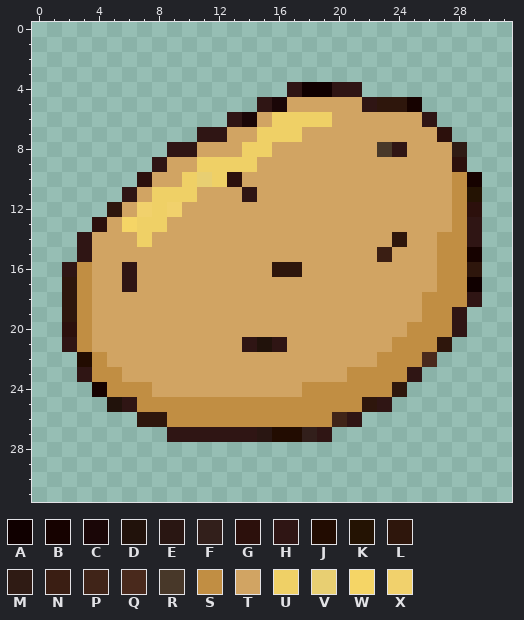
Two states of a pixel-art sprite, Multy_Isaac/Assets/Resources/Sources/Images/Items/potato.png. That is the earlier state.
The file is 32x32 pixels. Colours within 5 levels of each other are drawn and written as one.
Palette (. is transparent): A #100000  B #160200  C #1a0607  D #21120b  E #291612  F #321f1b  G #2c100c  H #2f1514  J #220c01  K #241303  L #2e160c  M #2f1b14  N #3a1e13  P #402418  Q #49291c  R #483829  S #c18e43  T #d1a463  U #efd066  V #e8cf72  W #f5d566  X #f1d16c
Pixels before, first column x 2:
 4 ...............HAAHH........
 5 .............HCTTTTTHLLB....
 6 ...........HCTUUUUTTTTTTH...
 7 .........HHTTUUUTTTTTTTTTG..
 8 .......HHTTTUUTTTTTTTRHTTTM.
 9 ......HTTUUUUTTTTTTTTTTTTTG.
10 .....GTTUVUGTTTTTTTTTTTTTTSB
11 ....HTUUUTTTHTTTTTTTTTTTTTSK
12 ...LTXUXTTTTTTTTTTTTTTTTTTSG
13 ..GTWUUTTTTTTTTTTTTTTTTTTTSH
14 .HTTTUTTTTTTTTTTTTTTTTLTTSSH
15 .HTTTTTTTTTTTTTTTTTTTNTTTSSB
16 HSTTHTTTTTTTTTLLTTTTTTTTTSSL
17 LSTTHTTTTTTTTTTTTTTTTTTTTSSA
18 LSTTTTTTTTTTTTTTTTTTTTTTSSSH
19 LSTTTTTTTTTTTTTTTTTTTTTTSSH.
20 GSTTTTTTTTTTTTTTTTTTTTTSSSH.
21 HSTTTTTTTTTTHDHTTTTTTTSSSL..
22 .JSTTTTTTTTTTTTTTTTTTSSSQ...
23 .HSSTTTTTTTTTTTTTTTSSSSH....
24 ..BSSSTTTTTTTTTTSSSSSSL.....
25 ...DHSSSSSSSSSSSSSSSLH......
26 .....LLSSSSSSSSSSSPH........
27 .......HHHHHHEJJFH..........
After:
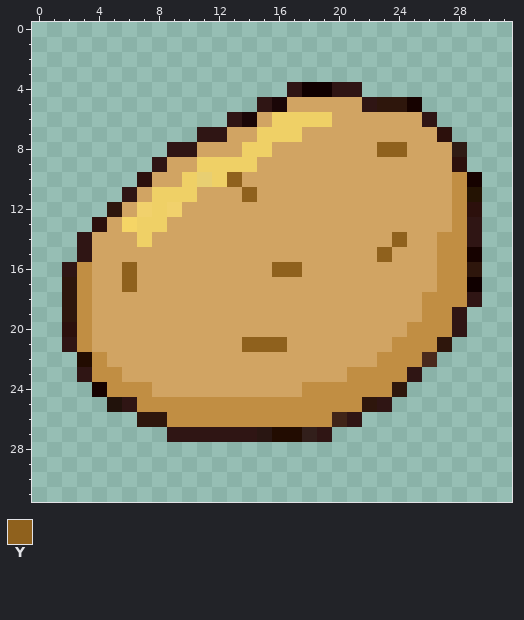
Colours new in this view: Y #8f611d
What changed:
The edit turns colour D into colour Y in row 21 at x 15.
The edit turns colour G into colour Y in row 10 at x 13.
The edit turns colour H into colour Y in row 8 at x 24; in row 11 at x 14; in rows 16 to 17 at x 6; in row 21 at x 14 and 16.
The edit turns colour L into colour Y in row 14 at x 24; in row 16 at x 16 to 17.
The edit turns colour N into colour Y in row 15 at x 23.
The edit turns colour R into colour Y in row 8 at x 23.
Boxes around the changes in both pictures, in picture pixels (x1, y1, x2, y2):
changed: (377, 142, 407, 157)
changed: (227, 172, 257, 202)
changed: (377, 232, 407, 262)
changed: (122, 262, 137, 292)
changed: (272, 262, 302, 277)
changed: (242, 337, 287, 352)
